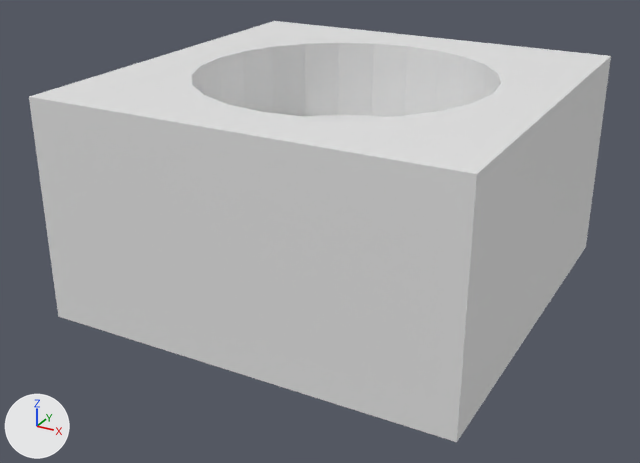
What one commit did to the Blender file resource/Materials/Model/plate-copter.blend.
Both versions are drawn from a 50 mm lens placed at (1.4, -2.73, 1.14), pointed at (-0.04, -0.11, -0.17). Arrows for +X, +Y and +Z are at lower left; the lights stay in place.
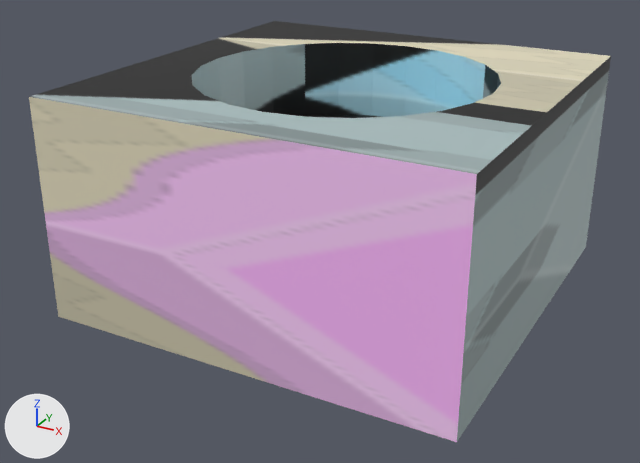
Diff of the bpy script that builds the scene:
```diff
--- a/resource/Materials/Model/plate-copter.blend.py
+++ b/resource/Materials/Model/plate-copter.blend.py
@@ img_plate_texture_pack_png @@
+img_plate_texture_pack_png = load_image('plate-texture-pack.png', '../../Graphics/plate-texture-pack.png', 521, 131, 'sRGB')
@@ mat_plate_texture_pack_png @@
+mat_plate_texture_pack_png = principled_material('plate-texture-pack.png')
+mat_plate_texture_pack_png.texture = img_plate_texture_pack_png
@@ me_cube @@
 me_cube.from_pydata(...)  # 109 vertices, 105 faces; spans x -0.75..0.75, y -0.75..0.75, z -0.4..0.4
+me_cube.materials.append(mat_plate_texture_pack_png)  # picture img_plate_texture_pack_png
```

Boxes [x1, y1, x2, y2] around the edits, measured in the pictures (640 x 463 px):
'Cube', recoloured: [29, 21, 611, 442] in both
